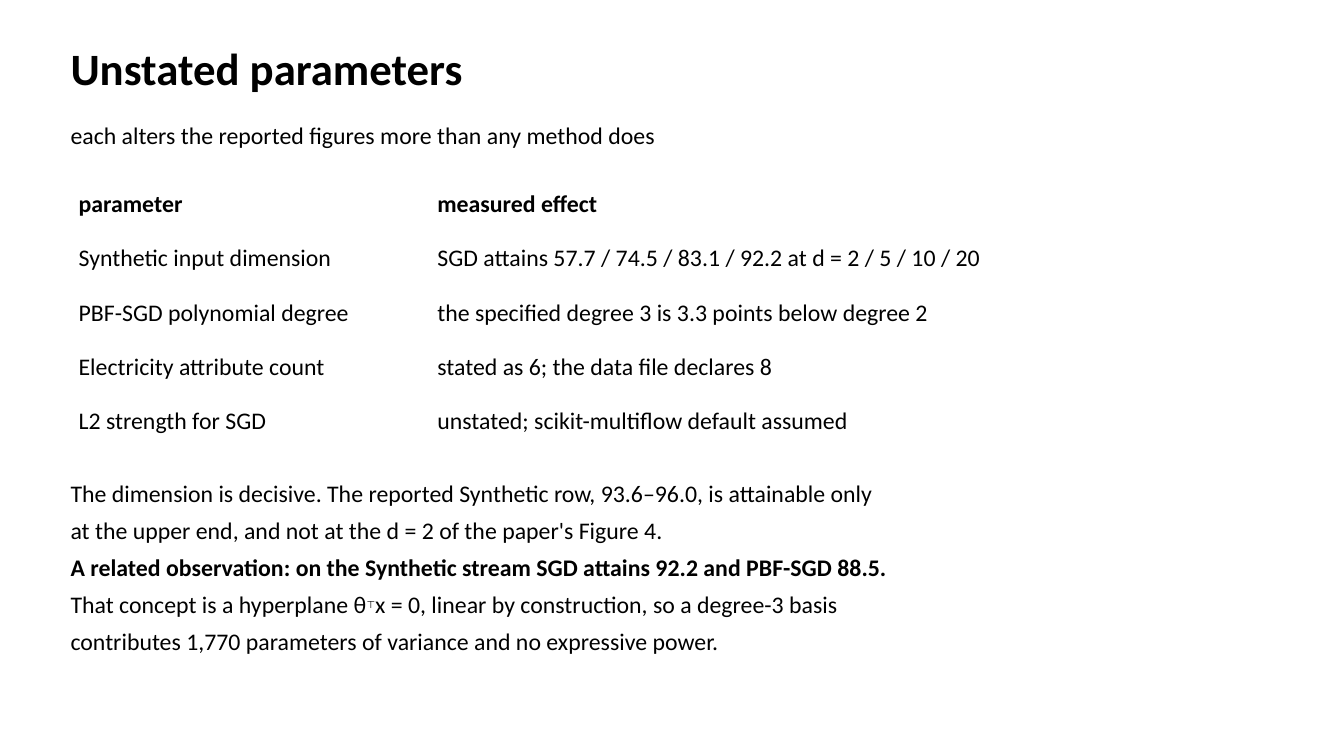
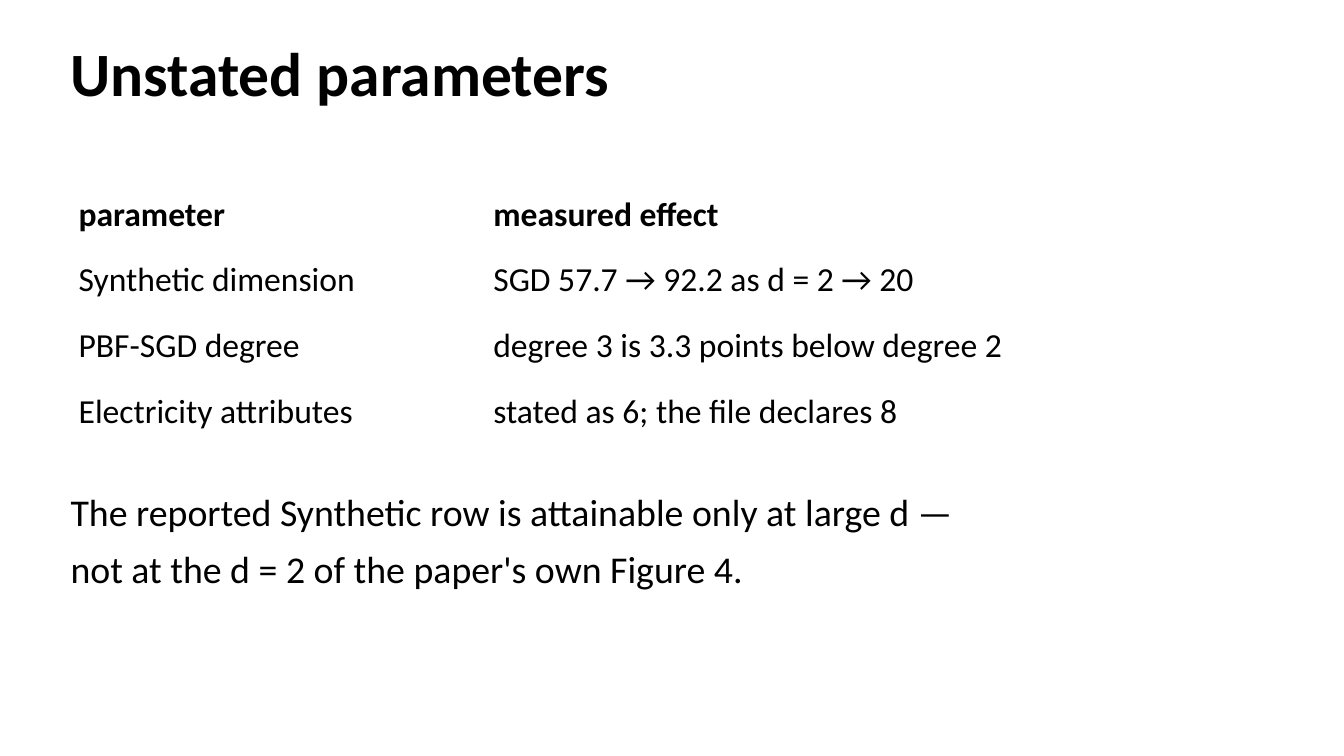
Before and after one commit to phuong0111/time-series-research, a slide deck: slide 20 of data-drift/seminar.pptx. Drawn at 1344x756 pixels with LibreOffice and Linux fonts; fonts in the diff are those of the drawing. Boxes give left, top, right and bottom in pixels: in the first picture for what was removed or moved away, otherwise in the second. Text is boxed around its words. In the diff, an @@ line names an element or a change of style, - is before the commit and + after.

```diff
--- a/data-drift/seminar.pptx
+++ b/data-drift/seminar.pptx
@@ text "Unstated parameters" at [71,52,609,106]: size 32 to 44 pt @@
@@ text removed at [71,127,654,148] @@
-each alters the reported figures more than any method does
@@ table at [71,192,1273,454] @@
-row 2: Synthetic input dimension | SGD attains 57.7 / 74.5 / 83.1 / 92.2 at d = 2 / 5 / 10 / 20
-row 3: PBF-SGD polynomial degree | the specified degree 3 is 3.3 points below degree 2
-row 4: Electricity attribute count | stated as 6; the data file declares 8
-row 5: L2 strength for SGD | unstated; scikit-multiflow default assumed
+row 2: Synthetic dimension | SGD 57.7 → 92.2 as d = 2 → 20
+row 3: PBF-SGD degree | degree 3 is 3.3 points below degree 2
+row 4: Electricity attributes | stated as 6; the file declares 8
@@ table: place and size @@
-table at [71,187,1273,459]
+table at [71,192,1273,454]
@@ text at [71,499,909,590]: text changed; size 17 to 27 pt @@
-The dimension is decisive. The reported Synthetic row, 93.6–96.0, is attainable only
-at the upper end, and not at the d = 2 of the paper's Figure 4.
-A related observation: on the Synthetic stream SGD attains 92.2 and PBF-SGD 88.5.
-That concept is a hyperplane θ⊤x = 0, linear by construction, so a degree-3 basis
-contributes 1,770 parameters of variance and no expressive power.
+The reported Synthetic row is attainable only at large d —
+not at the d = 2 of the paper's own Figure 4.
```
Also in this commit, not shown: 26 other slides changed, 1 other file.
